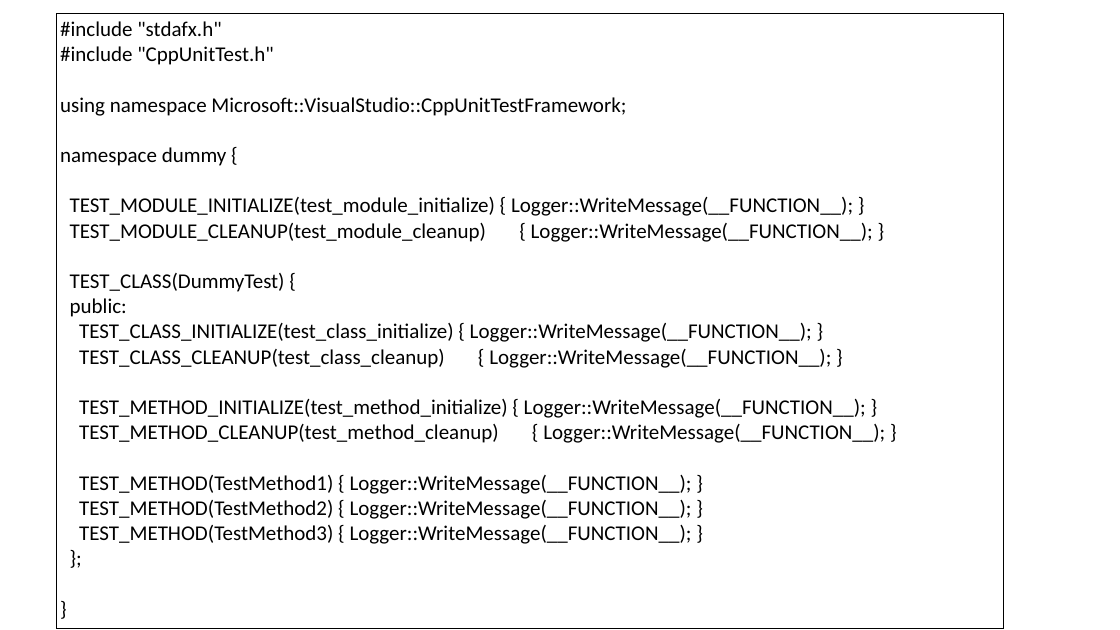
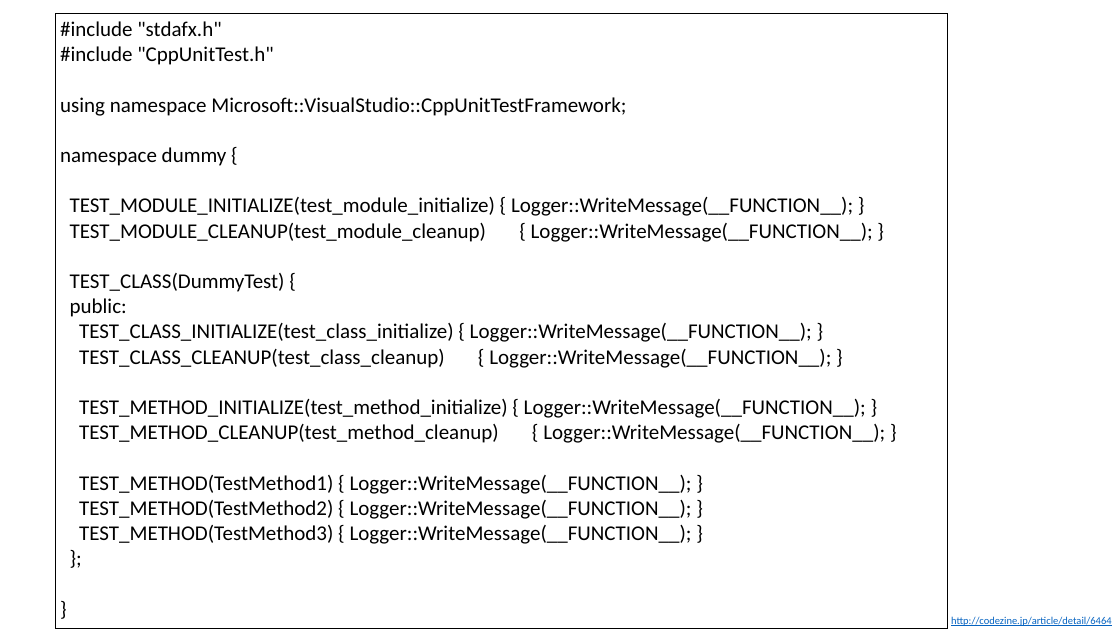
Before and after one commit to jacking75/conf_cpp_korea_2018-08, a slide deck: slide 36 of [C++ Korea 4th Seminar]Visual Cpp에서 유닛 테스트 하기.pptx. Drawn at 1120x630 pixels with LibreOffice and Linux fonts; fonts in the diff are those of the drawing. Boxes give left, top, right and bottom in pixels: in the first picture for what was removed or moved away, otherwise in the second. Text is boxed around its words. In the diff, an @@ line names an element or a change of style, - is before the commit and + after.

```diff
--- a/[C++ Korea 4th Seminar]Visual Cpp에서 유닛 테스트 하기.pptx
+++ b/[C++ Korea 4th Seminar]Visual Cpp에서 유닛 테스트 하기.pptx
@@ rectangle "#include "stdafx.h"" resized from (x1=56, y1=13, x2=1003, y2=628) to (x1=56, y1=13, x2=947, y2=628) @@
@@ text added at (x1=951, y1=616, x2=1111, y2=626), 18 pt, text #0563C1, underline @@
+http://codezine.jp/article/detail/6464
```
Also in this commit, not shown: 10 other slides changed, 4 slides added, 3 slides removed, 2 other files.
